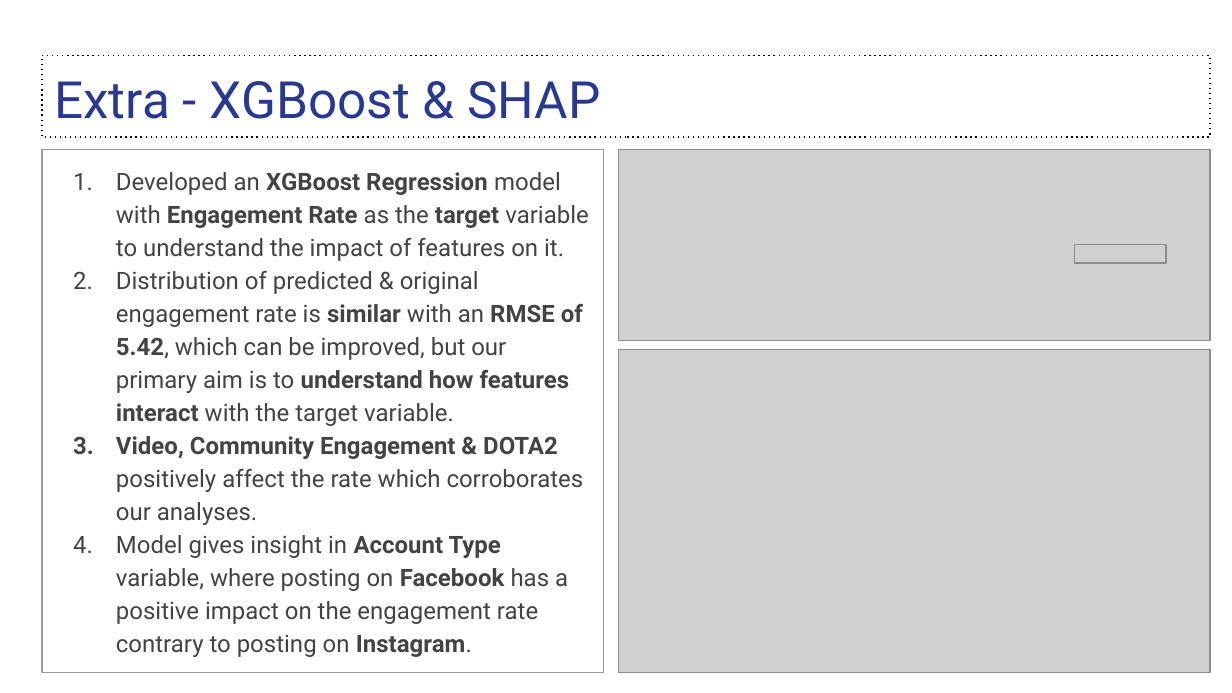
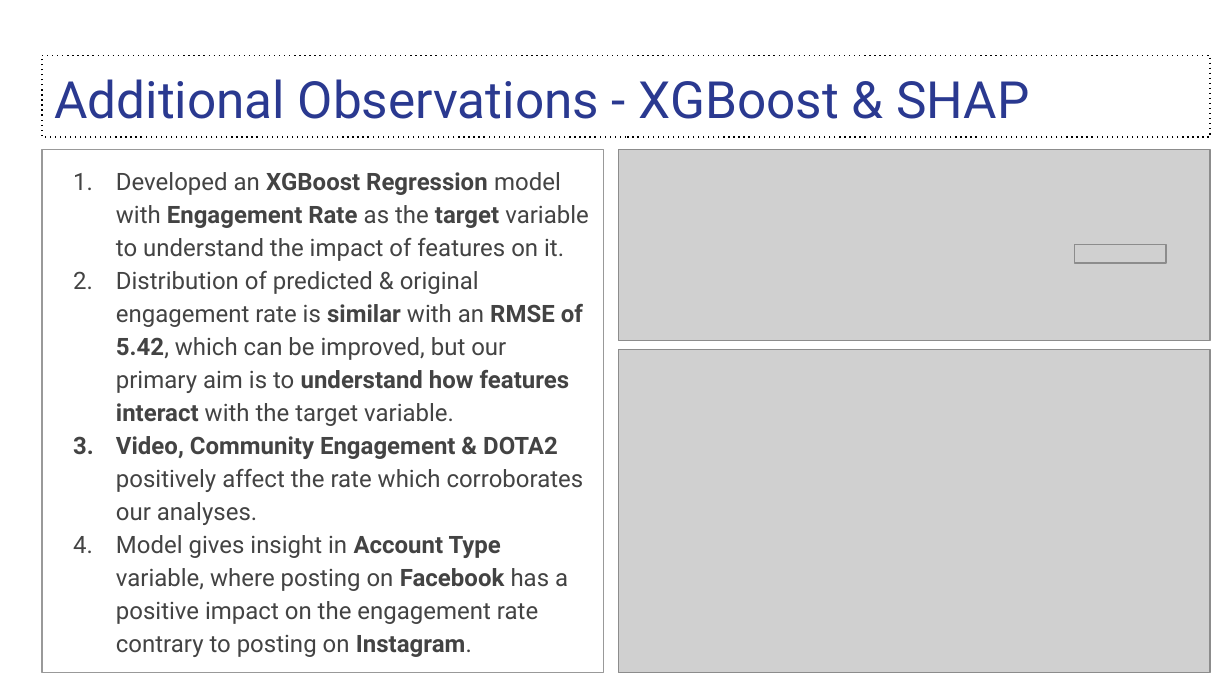
Before and after one commit to sidthakur08/EGxGeniusLeague, a slide deck: slide 11 of DA/EG Data Analysis Assessment .pptx. Drawn at 1232x693 pixels with LibreOffice and Linux fonts; fonts in the diff are those of the drawing; grey boxes stand for pictures. Boxes give left, top, right and bottom in pixels: in the first picture for what was removed or moved away, otherwise in the second. Text is boxed around its words. In the diff, an @@ line names an element or a change of style, - is before the commit and + after.

```diff
--- a/DA/EG Data Analysis Assessment .pptx
+++ b/DA/EG Data Analysis Assessment .pptx
@@ title at (x1=54, y1=79, x2=1029, y2=119): text changed @@
-Extra - XGBoost & SHAP
+Additional Observations - XGBoost & SHAP
```
Also in this commit, not shown: 4 other slides changed, 1 other file.
